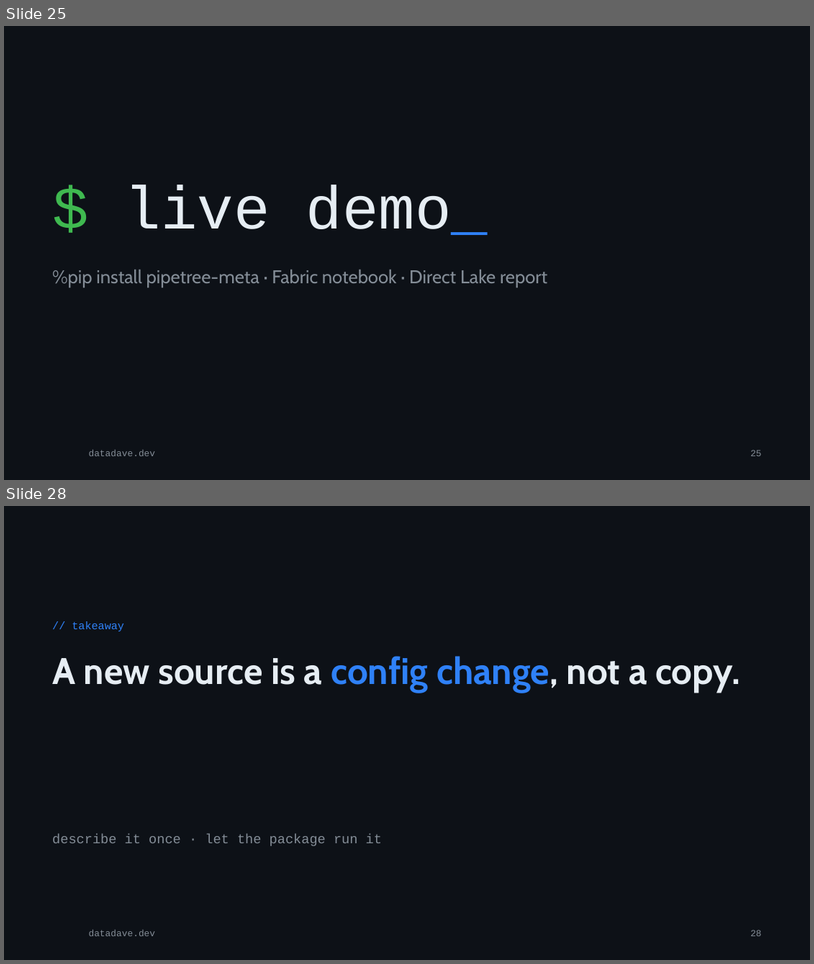
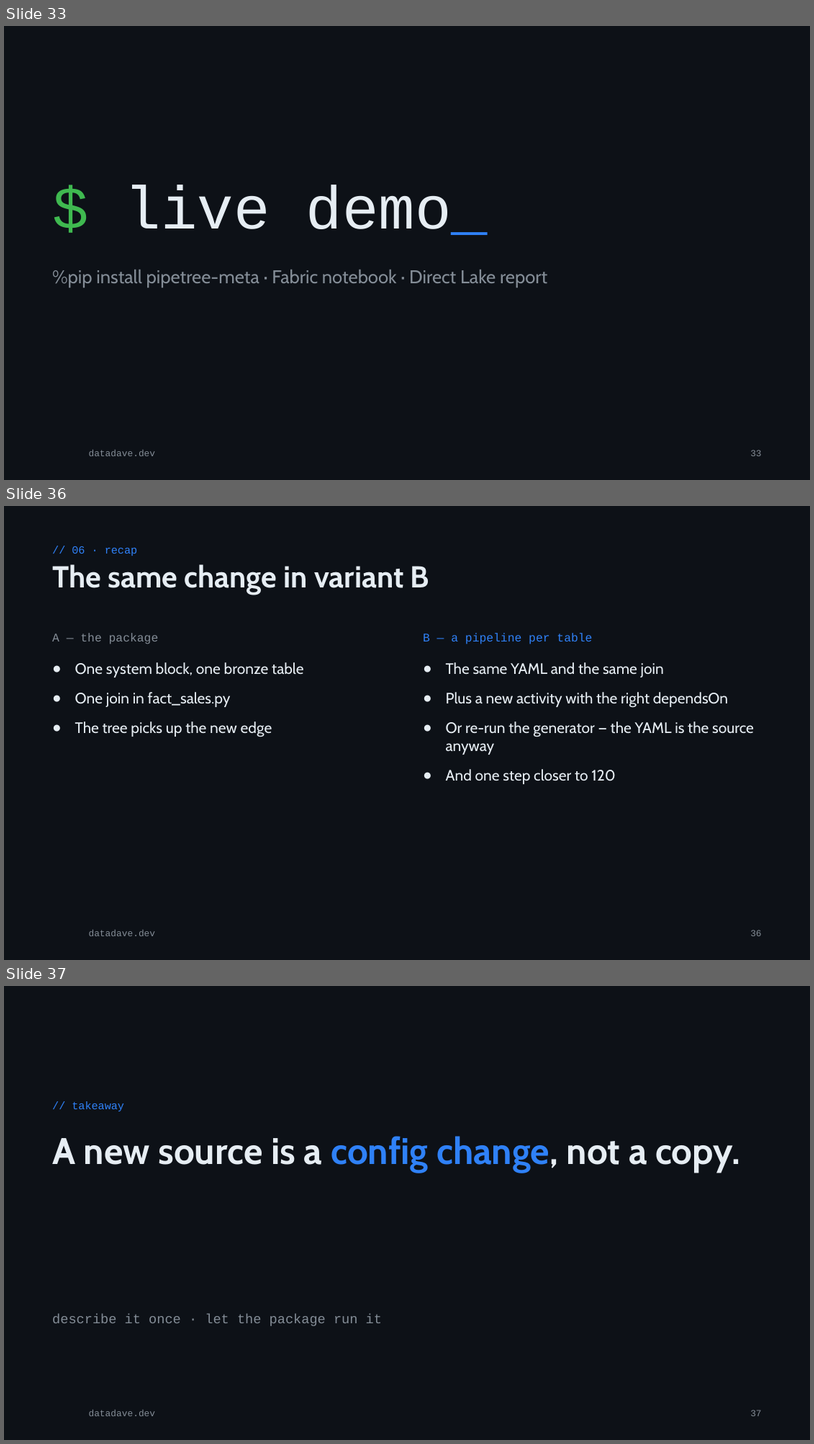
Before and after one commit to phant0mw0lf/datadave, a slide deck: talks/2026-12-metadata-orchestration/metadata-orchestration.pptx. Shown one above the other, each under a label of ours: slides 25 and 28 before the commit, slides 33, 36 and 37 after it; the slides between them are not shown. The pictures are 814x964 and 814x1444 pixels, drawn with LibreOffice and Linux fonts; fonts in the diff are those of the drawing; background and template pictures are left out. Boxes give left, top, right and bottom in pixels: in the first picture for what was removed or moved away, otherwise in the second. Text is boxed around its words. In the diff, an @@ line names an element or a change of style, - is before the commit and + after.

Commit message:
content(talks): fabric comparison, layer slide and a less pipetree-centric framing
Adds the two-ways-on-Fabric section from part 3, a slide on free layer naming, a 'you don't need my package' slide, and neutral wording on the layer and executor slides.

```diff
--- a/talks/2026-12-metadata-orchestration/metadata-orchestration.pptx
+++ b/talks/2026-12-metadata-orchestration/metadata-orchestration.pptx
@@ slide 36 added at box(4, 506, 810, 960), background #0D1117; not listed: 1 template element that a slide beside it also shows @@
@@ text added at box(72, 546, 137, 556), 13 pt, text #2F81F7 @@
+// 06 · recap
@@ title added at box(52, 564, 430, 595), 36 pt, text #E6EDF3, bold @@
+The same change in variant B
@@ text added at box(52, 633, 304, 737), 18 pt, text #E6EDF3 @@
+A — the package
+● One system block, one bronze table
+● One join in fact_sales.py
+● The tree picks up the new edge
@@ text added at box(423, 633, 754, 784), 18 pt, text #E6EDF3 @@
+B — a pipeline per table
+● The same YAML and the same join
+● Plus a new activity with the right dependsOn
+● Or re-run the generator — the YAML is the source anyway
+● And one step closer to 120
@@ page number added at box(751, 929, 761, 936), 11 pt, text #848D97 @@
+36
@@ what was slide 25 is now slide 33 @@
@@ page number at box(751, 449, 761, 456): text changed @@
-25
+33
@@ what was slide 28 is now slide 37 @@
@@ page number at box(751, 1409, 761, 1416): text changed @@
-28
+37
```
Also in this commit, not shown: 12 slides changed, 8 other slides added, 3 other files.
